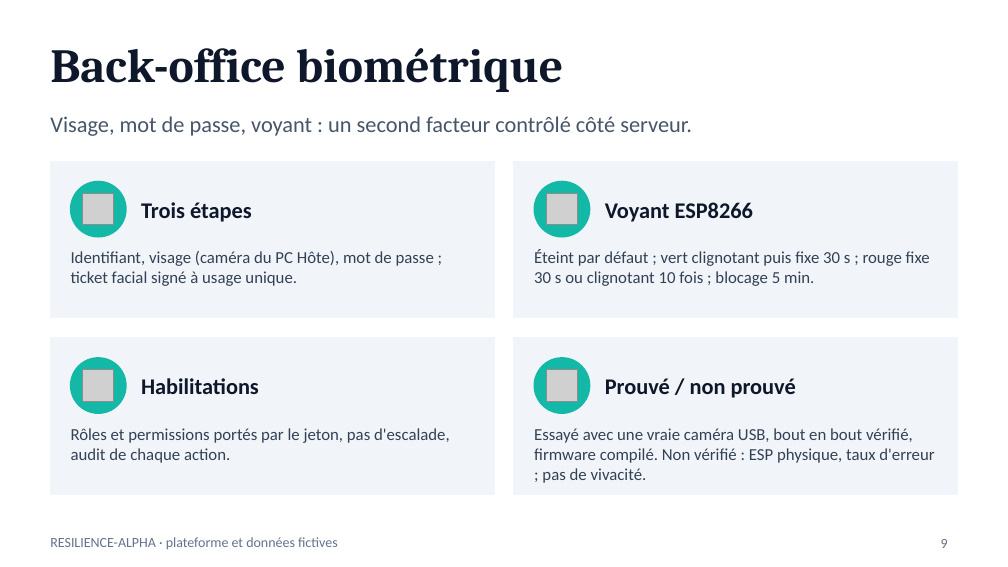
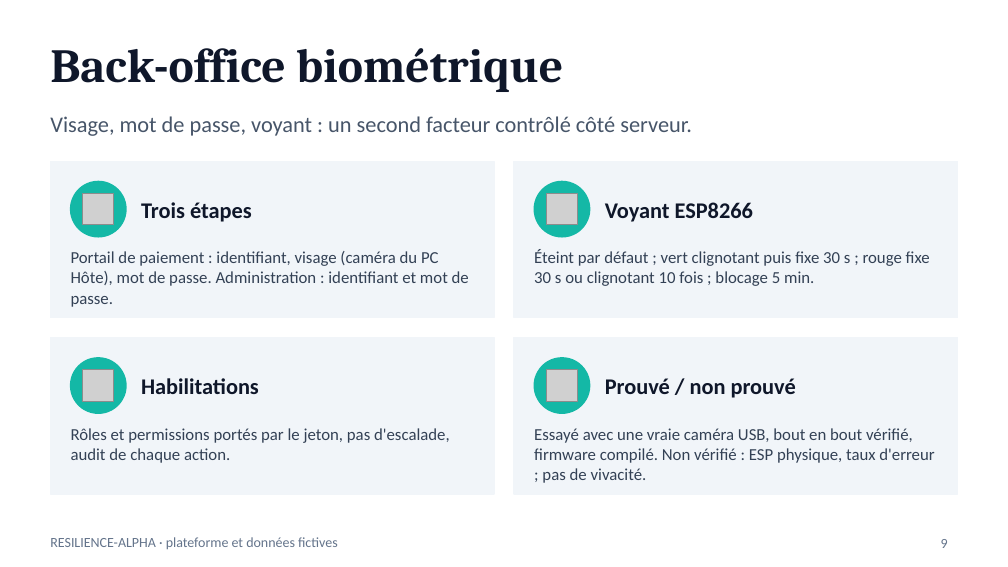
Before and after one commit to JaceyStew6/Workshop2026, a slide deck: slide 9 of Rendus/Workshop2026-M2-GX-Pres.pptx. Drawn at 1008x567 pixels with LibreOffice and Linux fonts; fonts in the diff are those of the drawing; grey boxes stand for pictures. Boxes give left, top, right and bottom in pixels: in the first picture for what was removed or moved away, otherwise in the second. Text is boxed around its words. In the diff, an @@ line names an element or a change of style, - is before the commit and + after.

```diff
--- a/Rendus/Workshop2026-M2-GX-Pres.pptx
+++ b/Rendus/Workshop2026-M2-GX-Pres.pptx
@@ text at (71, 251, 469, 307): text changed @@
-Identifiant, visage (caméra du PC Hôte), mot de passe ; ticket facial signé à usage unique.
+Portail de paiement : identifiant, visage (caméra du PC Hôte), mot de passe. Administration : identifiant et mot de passe.
```
Also in this commit, not shown: 33 other files.
